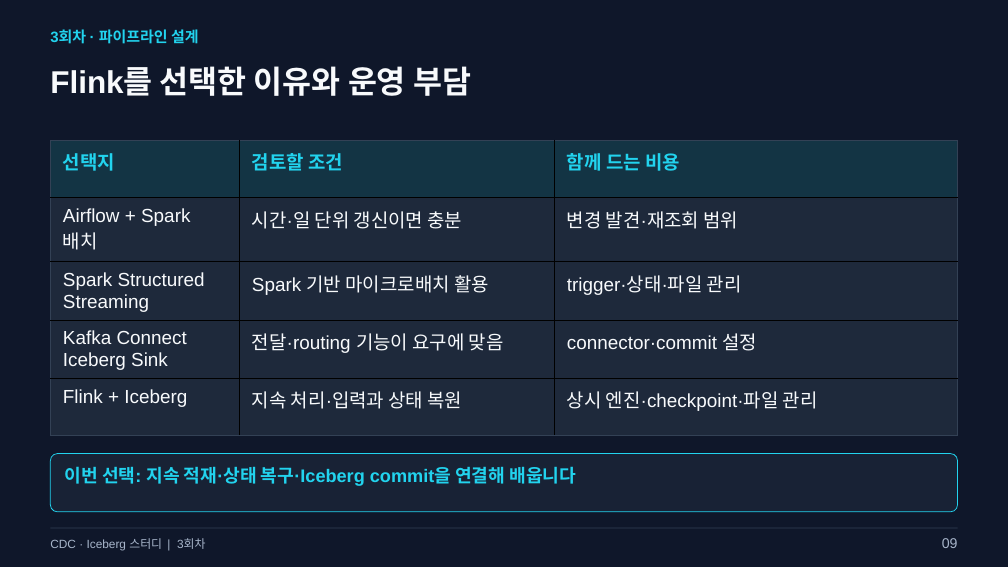
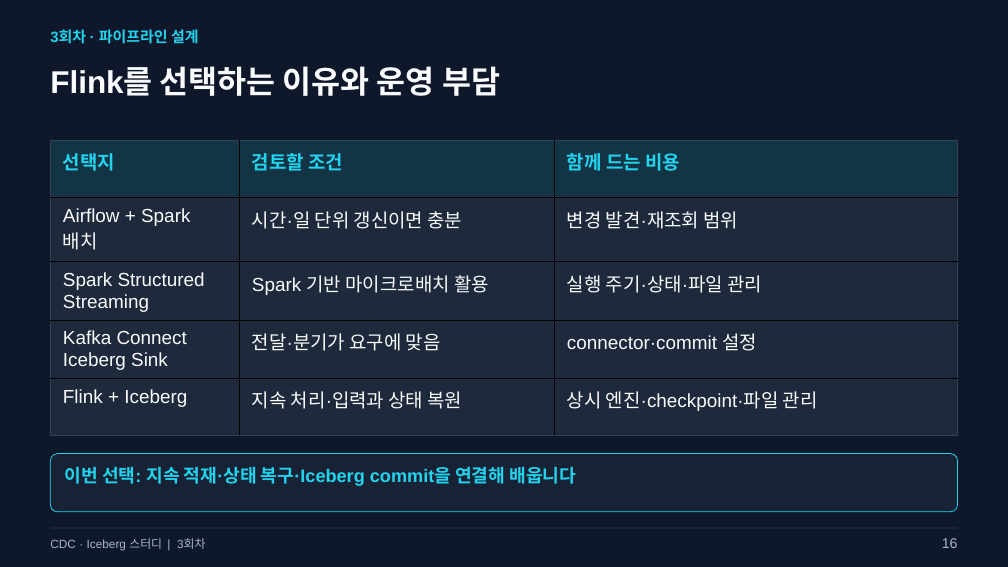
Before and after one commit to kim-dabin/cdc-lakehouse-study, a slide deck: slide 16 of labs/session03/slides/03-session03.pptx (slide 9 before the commit). Drawn at 1008x567 pixels with LibreOffice and Linux fonts; fonts in the diff are those of the drawing. Boxes give left, top, right and bottom in pixels: in the first picture for what was removed or moved away, otherwise in the second. Text is boxed around its words. In the diff, an @@ line names an element or a change of style, - is before the commit and + after.

```diff
--- a/labs/session03/slides/03-session03.pptx
+++ b/labs/session03/slides/03-session03.pptx
@@ text at (50,66,500,96): text changed @@
-Flink를 선택한 이유와 운영 부담
+Flink를 선택하는 이유와 운영 부담
@@ table at (51,140,958,427) @@
-row 3, column 3: trigger·상태·파일 관리
+row 3, column 3: 실행 주기·상태·파일 관리
-row 4, column 2: 전달·routing 기능이 요구에 맞음
+row 4, column 2: 전달·분기가 요구에 맞음
@@ text at (942,538,958,548): text changed @@
-09
+16
```
Also in this commit, not shown: 7 other slides changed, 2 slides added, 2 slides removed, 2 other files.
